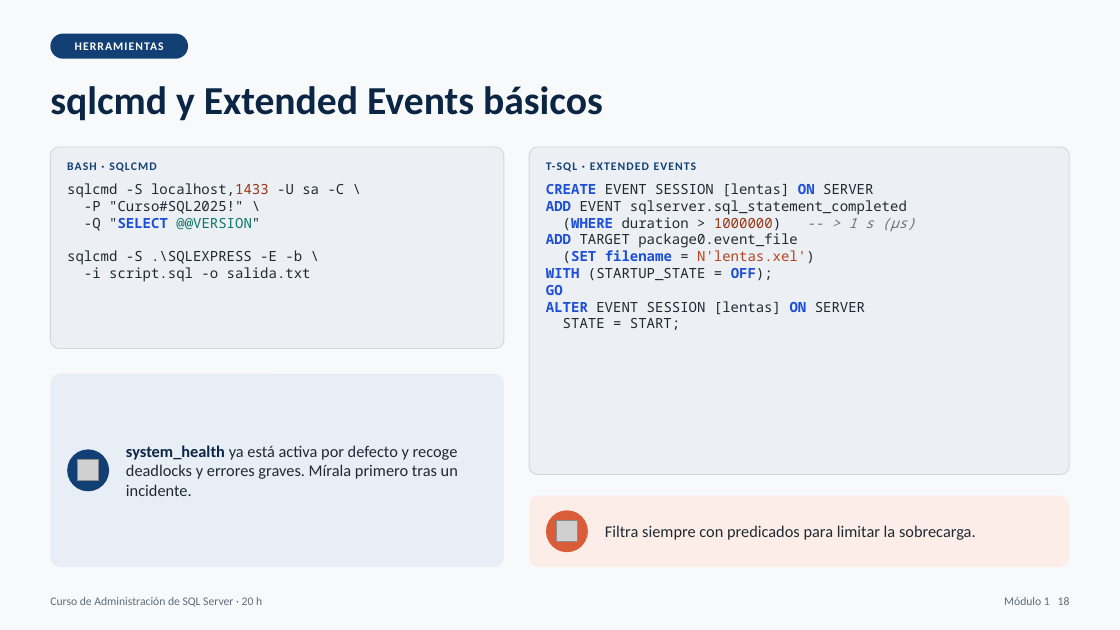
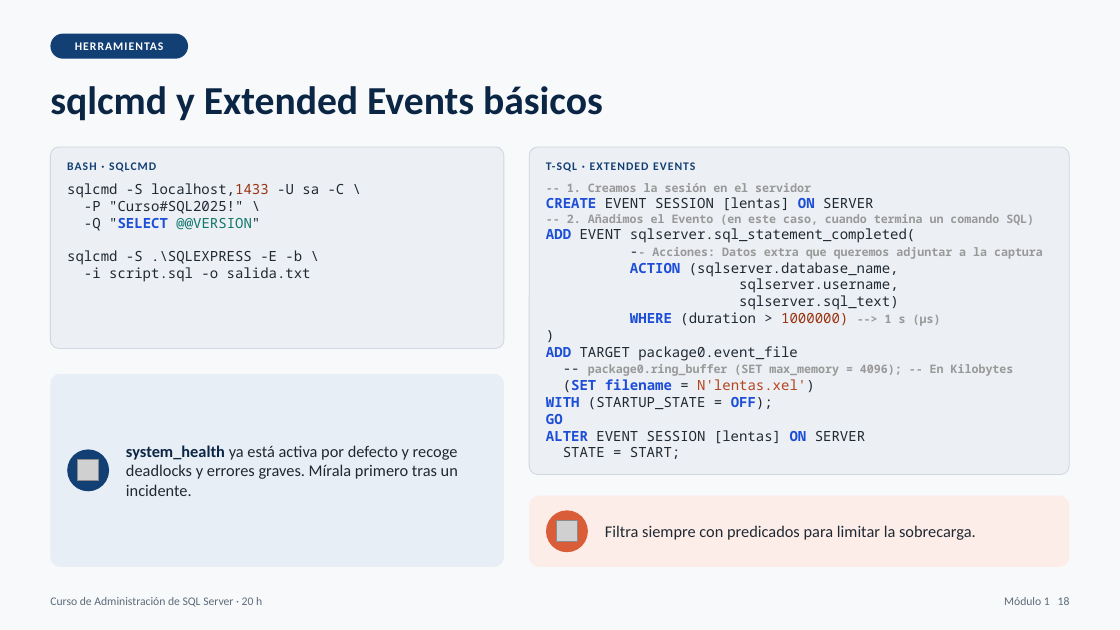
Before and after one commit to masalinas/training-sqlserver, a slide deck: slide 18 of curso_sql_server_dba_20h.pptx. Drawn at 1120x630 pixels with LibreOffice and Linux fonts; fonts in the diff are those of the drawing; grey boxes stand for pictures. Boxes give left, top, right and bottom in pixels: in the first picture for what was removed or moved away, otherwise in the second. Text is boxed around its words. In the diff, an @@ line names an element or a change of style, - is before the commit and + after.

```diff
--- a/curso_sql_server_dba_20h.pptx
+++ b/curso_sql_server_dba_20h.pptx
@@ text at box(546, 183, 1043, 326): text changed; text colour #1F2933 to #999999; bold on @@
-CREATE EVENT SESSION [lentas] ON SERVER
-ADD EVENT sqlserver.sql_statement_completed
-(WHERE duration > 1000000) -- > 1 s (µs)
+-- 1. Creamos la sesión en el servidor
+CREATE EVENT SESSION [lentas] ON SERVER
+-- 2. Añadimos el Evento (en este caso, cuando termina un comando SQL)
+ADD EVENT sqlserver.sql_statement_completed(
+-- Acciones: Datos extra que queremos adjuntar a la captura
+ACTION (sqlserver.database_name,
+sqlserver.username,
+sqlserver.sql_text)
+WHERE (duration > 1000000) --> 1 s (µs)
+)
@@ text at box(588, 364, 1014, 376): paragraph added @@
+-- package0.ring_buffer (SET max_memory = 4096); -- En Kilobytes
```
Also in this commit, not shown: 2 other files.
